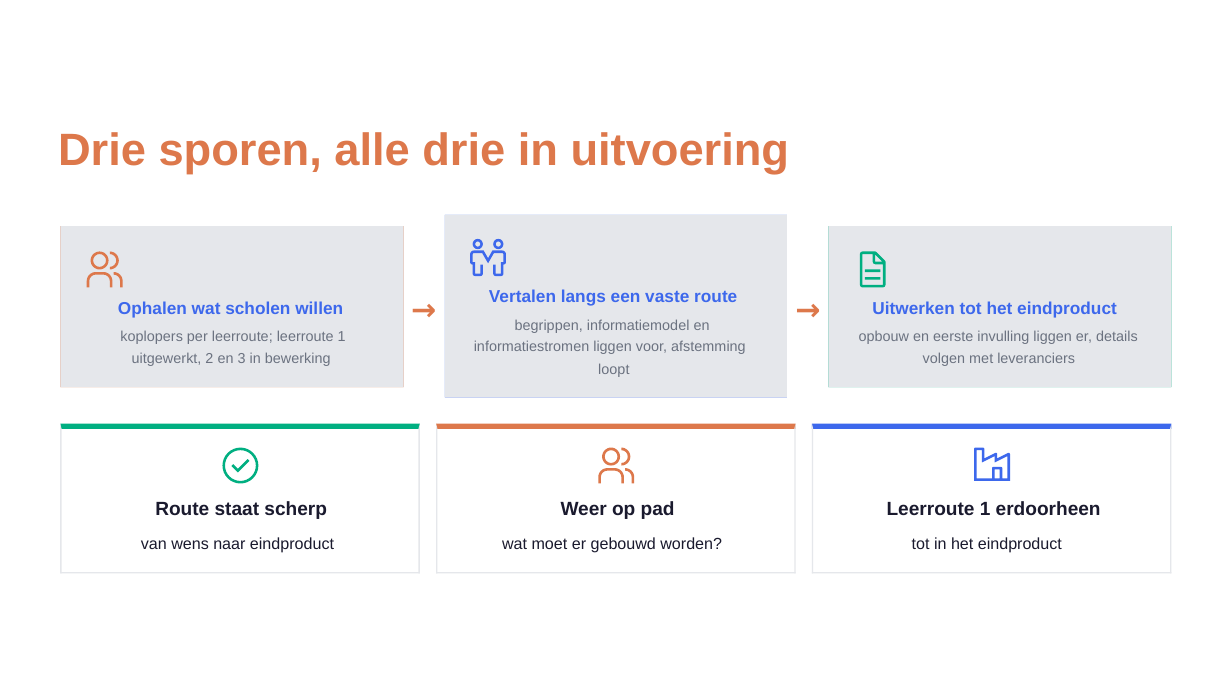
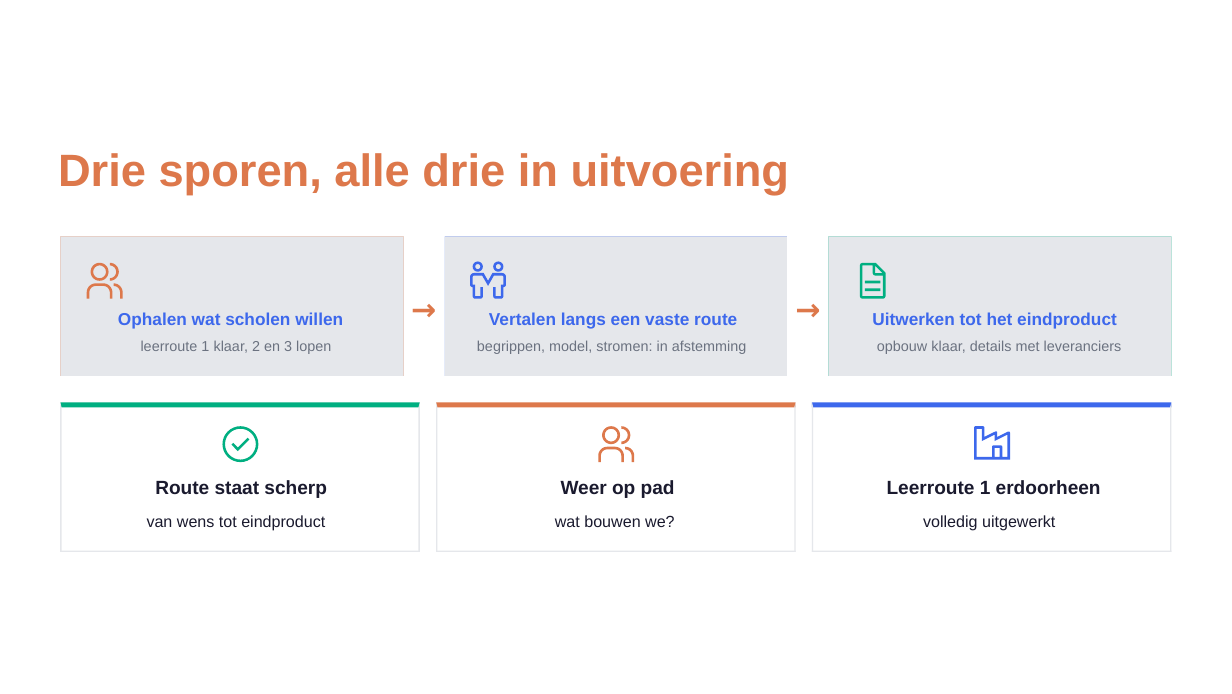
Before and after one commit to Npuls-OKx/meta, a slide deck: slide 2 of presentaties/export/260929_werkgroep_okx_voortgang/260929_werkgroep_okx_voortgang.pptx. Drawn at 1232x694 pixels with LibreOffice and Linux fonts; fonts in the diff are those of the drawing; background and template pictures are left out. Boxes give left, top, right and bottom in pixels: in the first picture for what was removed or moved away, otherwise in the second. Text is boxed around its words. In the diff, an @@ line names an element or a change of style, - is before the commit and + after.

```diff
--- a/presentaties/export/260929_werkgroep_okx_voortgang/260929_werkgroep_okx_voortgang.pptx
+++ b/presentaties/export/260929_werkgroep_okx_voortgang/260929_werkgroep_okx_voortgang.pptx
@@ text "Drie sporen, alle drie in ...": place and size @@
-text "Drie sporen, alle drie in ..." at box(58, 132, 790, 174)
+text "Drie sporen, alle drie in ..." at box(58, 153, 790, 196)
@@ freeform shape: place and size @@
-freeform shape at box(60, 226, 403, 386)
+freeform shape at box(60, 237, 403, 376)
@@ freeform shape: place and size @@
-freeform shape at box(60, 226, 403, 386)
+freeform shape at box(60, 237, 403, 376)
@@ freeform shape: place and size @@
-freeform shape at box(62, 229, 403, 387)
+freeform shape at box(62, 239, 403, 375)
@@ freeform shape: place and size @@
-freeform shape at box(445, 215, 787, 397)
+freeform shape at box(445, 237, 787, 376)
@@ freeform shape: place and size @@
-freeform shape at box(445, 215, 787, 397)
+freeform shape at box(445, 237, 787, 376)
@@ freeform shape: place and size @@
-freeform shape at box(445, 217, 786, 396)
+freeform shape at box(445, 239, 786, 375)
@@ freeform shape: place and size @@
-freeform shape at box(828, 226, 1170, 386)
+freeform shape at box(828, 237, 1170, 376)
@@ freeform shape: place and size @@
-freeform shape at box(828, 226, 1170, 386)
+freeform shape at box(828, 237, 1170, 376)
@@ freeform shape: place and size @@
-freeform shape at box(829, 229, 1170, 387)
+freeform shape at box(829, 239, 1170, 375)
@@ freeform shape: place and size @@
-freeform shape at box(471, 239, 507, 276)
+freeform shape at box(471, 262, 507, 299)
@@ 3 freeform shapes, 2 texts: place and size @@
-3 freeform shapes, 2 texts at box(87, 251, 1117, 318)
+3 freeform shapes, 2 texts at box(87, 263, 1117, 329)
@@ text "Vertalen langs een vaste route": place and size @@
-text "Vertalen langs een vaste route" at box(489, 289, 737, 306)
+text "Vertalen langs een vaste route" at box(489, 312, 737, 329)
@@ text removed at box(515, 319, 710, 333) @@
-begrippen, informatiemodel en
@@ text removed at box(120, 330, 346, 344) @@
-koplopers per leerroute; leerroute 1
@@ text at box(141, 340, 331, 354): text changed @@
-uitgewerkt, 2 en 3 in bewerking
+leerroute 1 klaar, 2 en 3 lopen
@@ text at box(477, 340, 747, 354): text changed @@
-informatiestromen liggen voor, afstemming
+begrippen, model, stromen: in afstemming
@@ text removed at box(859, 330, 1138, 344) @@
-opbouw en eerste invulling liggen er, details
@@ text at box(877, 340, 1122, 354): text changed @@
-volgen met leveranciers
+opbouw klaar, details met leveranciers
@@ text removed at box(598, 363, 629, 377) @@
-loopt
@@ 19 freeform shapes, 3 texts: place and size @@
-19 freeform shapes, 3 texts at box(60, 424, 1172, 573)
+19 freeform shapes, 3 texts at box(60, 402, 1172, 551)
@@ text at box(147, 515, 325, 531): text changed @@
-van wens naar eindproduct
+van wens tot eindproduct
@@ text removed at box(502, 537, 722, 553) @@
-wat moet er gebouwd worden?
@@ text added at box(555, 515, 675, 527), 9.6 pt, text #1A1A2E @@
+wat bouwen we?
@@ text removed at box(912, 537, 1062, 553) @@
-tot in het eindproduct
@@ text added at box(923, 515, 1055, 531), 9.6 pt, text #1A1A2E @@
+volledig uitgewerkt
```
Also in this commit, not shown: 4 other slides changed, 6 other files.
